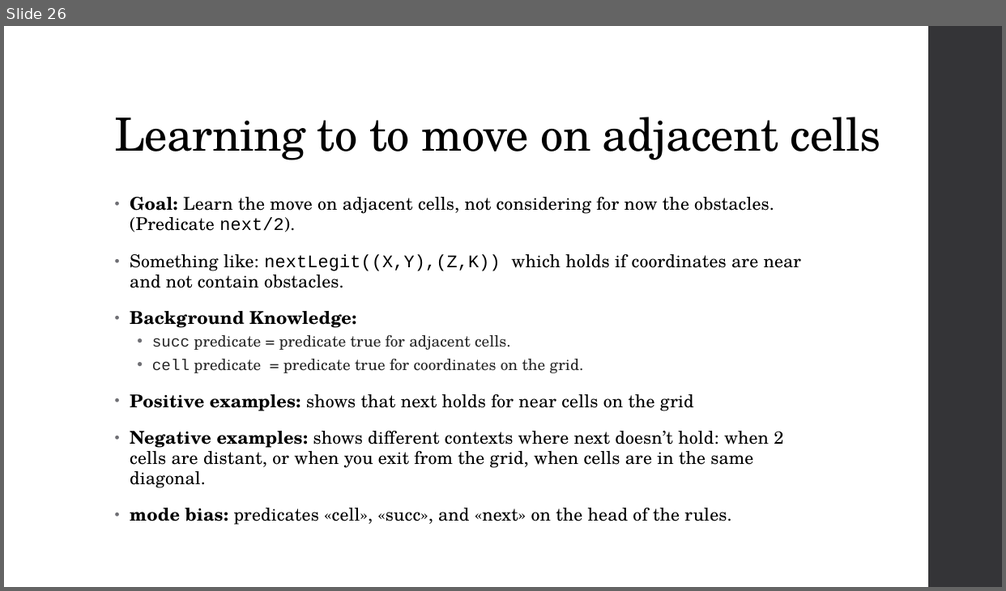
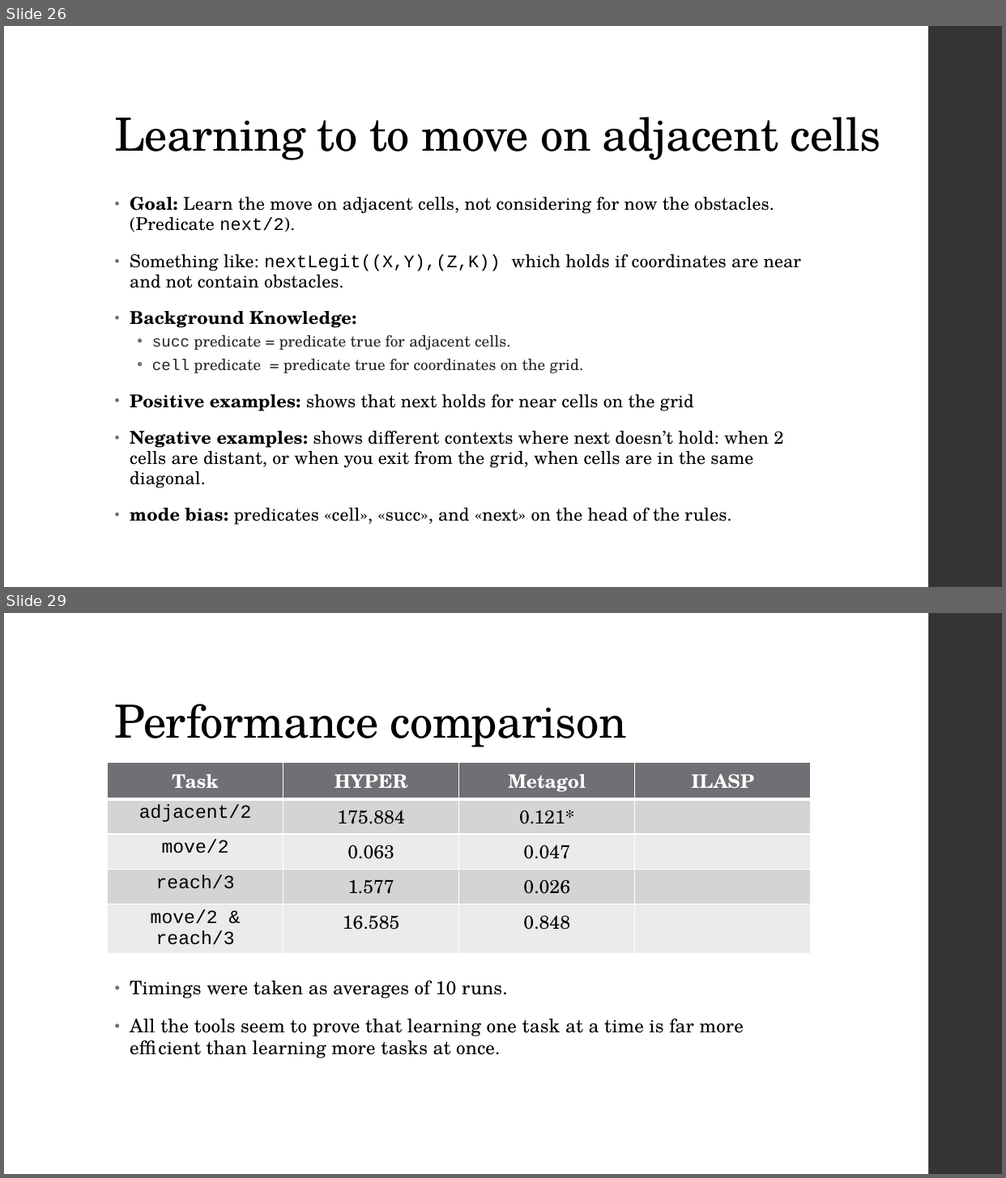
Before and after one commit to Alex-Dell1/ATAI_Maze_Project, a slide deck: ATAI_Presentation.pptx. Shown one above the other, each under a label of ours: slide 26 before the commit, slides 26 and 29 after it; the slides between them are not shown. The pictures are 1006x591 and 1006x1178 pixels, drawn with LibreOffice and Linux fonts; fonts in the diff are those of the drawing; background and template pictures are left out. Boxes give left, top, right and bottom in pixels: in the first picture for what was removed or moved away, otherwise in the second. Text is boxed around its words. In the diff, an @@ line names an element or a change of style, - is before the commit and + after.

```diff
--- a/ATAI_Presentation.pptx
+++ b/ATAI_Presentation.pptx
@@ slide 29 added at bbox=[4, 613, 1002, 1174], background picture (left out); not listed: 1 template element that a slide beside it also shows @@
@@ rectangle added at bbox=[4, 613, 928, 1174], fill #FFFFFF @@
@@ title added at bbox=[115, 704, 627, 747], 44 pt, text #000000 @@
+Performance comparison
@@ table added at bbox=[108, 763, 811, 948], 5 rows, 4 columns @@
+Task | HYPER | Metagol | ILASP
+adjacent/2 | 175.884 | 0.121* | 
+move/2 | 0.063 | 0.047 | 
+reach/3 | 1.577 | 0.026 | 
+move/2 & reach/3 | 16.585 | 0.848 | 
@@ text added at bbox=[130, 981, 744, 1059], 18 pt, text #000000 @@
+• Timings were taken as averages of 10 runs.
+• All the tools seem to prove that learning one task at a time is far more efficient than learning more tasks at once.
```
Also in this commit, not shown: 2 slides changed, 4 other slides added, 1 other file.
